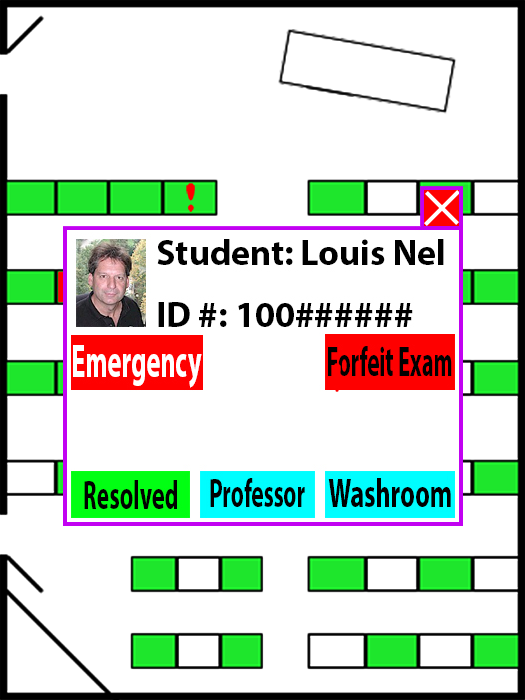
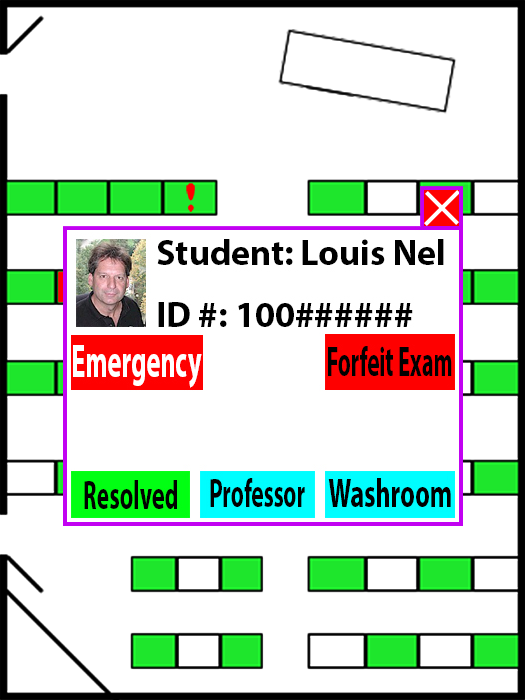
Layers edited between the first and the second 525 x 700 image:
moved "Proctor_Assistance_Menu" above "Layer 2" over (334, 363, 341, 392)
